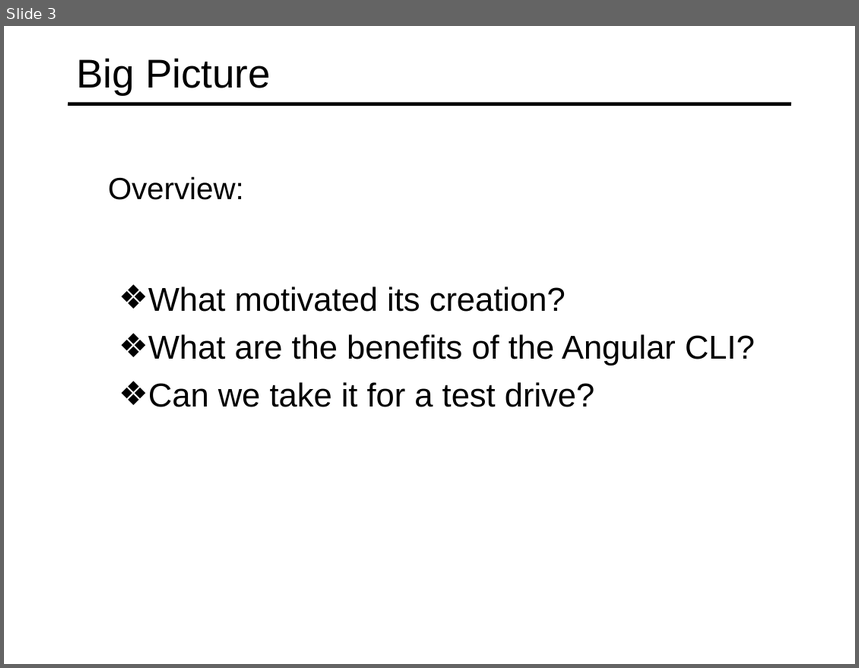
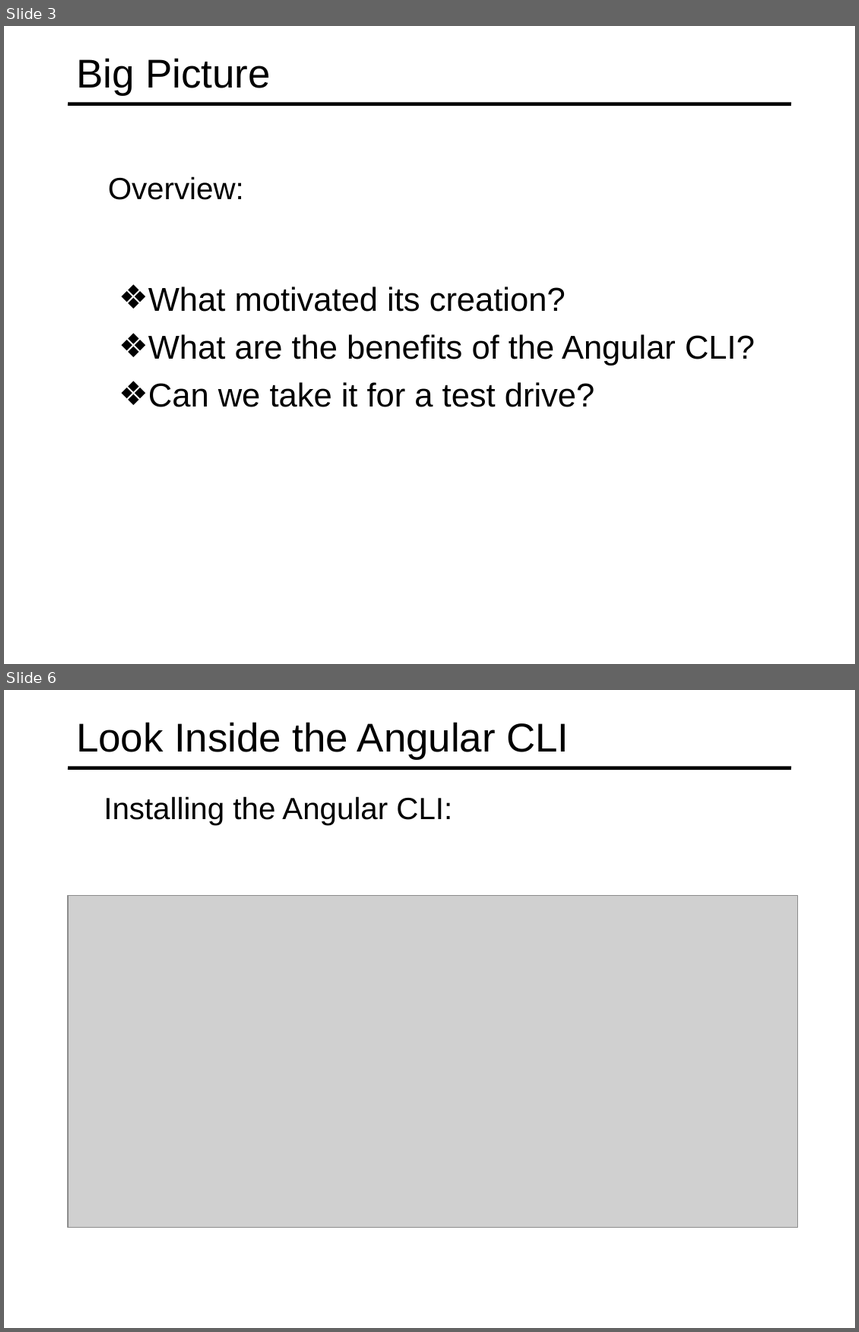
Before and after one commit to specter01wj/Jago_Link_Training, a slide deck: Angular/Angular7/Angular CLI/1.Overview/L1_Overview.ppt. Shown one above the other, each under a label of ours: slide 3 before the commit, slides 3 and 6 after it; the slides between them are not shown. The pictures are 859x668 and 859x1332 pixels, drawn with LibreOffice and Linux fonts; fonts in the diff are those of the drawing; grey boxes stand for pictures. Boxes give left, top, right and bottom in pixels: in the first picture for what was removed or moved away, otherwise in the second. Text is boxed around its words. In the diff, an @@ line names an element or a change of style, - is before the commit and + after.

```diff
--- a/Angular/Angular7/Angular CLI/1.Overview/L1_Overview.ppt
+++ b/Angular/Angular7/Angular CLI/1.Overview/L1_Overview.ppt
@@ slide 6 added at box(4, 690, 855, 1328), background #FFFFFF; not listed: 1 template element that a slide beside it also shows @@
@@ title added at box(76, 722, 569, 760), 34 pt, text #000000 @@
+Look Inside the Angular CLI
@@ text added at box(104, 796, 452, 825), 25.9 pt, text #000000 @@
+  Installing the Angular CLI:
@@ picture added at box(68, 896, 797, 1228) @@
```
Also in this commit, not shown: 5 other slides added, 19 slides removed.
